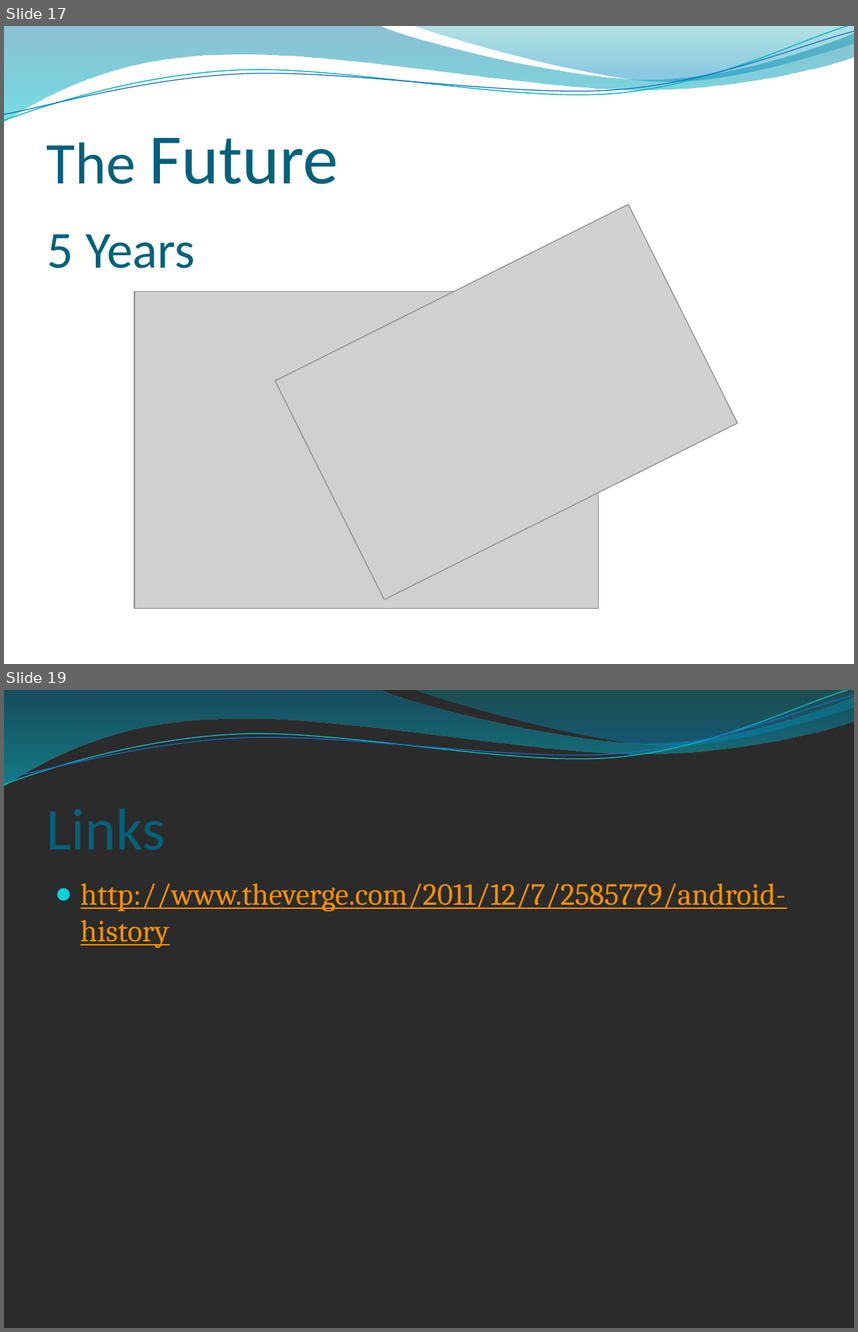
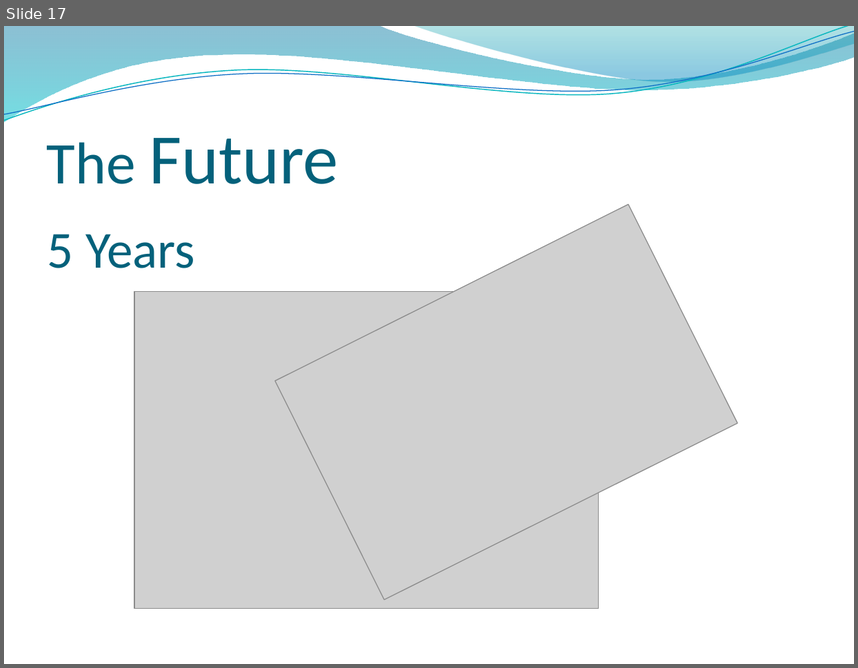
Before and after one commit to City-of-Bath-College/android-assignment-AlexBradley94, a slide deck: Assignment Pres.pptx. Shown one above the other, each under a label of ours: slides 17 and 19 before the commit, slide 17 after it; the slides between them are not shown. The pictures are 858x1332 and 858x668 pixels, drawn with LibreOffice and Linux fonts; fonts in the diff are those of the drawing; grey boxes stand for pictures; background and template pictures are left out; a plain dark background stands for a picture behind light text. Boxes give left, top, right and bottom in pixels: in the first picture for what was removed or moved away, otherwise in the second. Text is boxed around its words. In the diff, an @@ line names an element or a change of style, - is before the commit and + after.

```diff
--- a/Assignment Pres.pptx
+++ b/Assignment Pres.pptx
@@ slide 19 removed at (4, 690, 854, 1328), background picture (left out); not listed: 4 template elements that a slide beside it also shows @@
@@ title removed at (47, 756, 811, 862) @@
-Links
@@ text removed at (81, 883, 786, 948) @@
-● http://www.theverge.com/2011/12/7/2585779/android-history
```
Also in this commit, not shown: 3 slides changed, 1 slide added, 2 other files.
